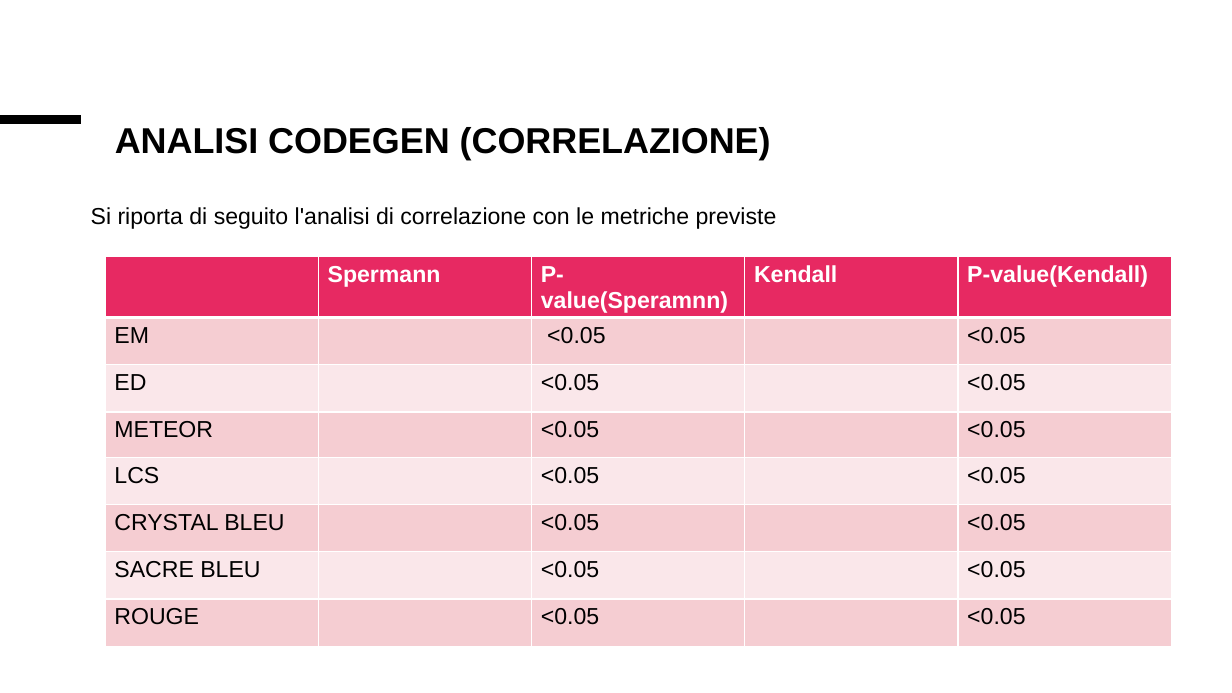
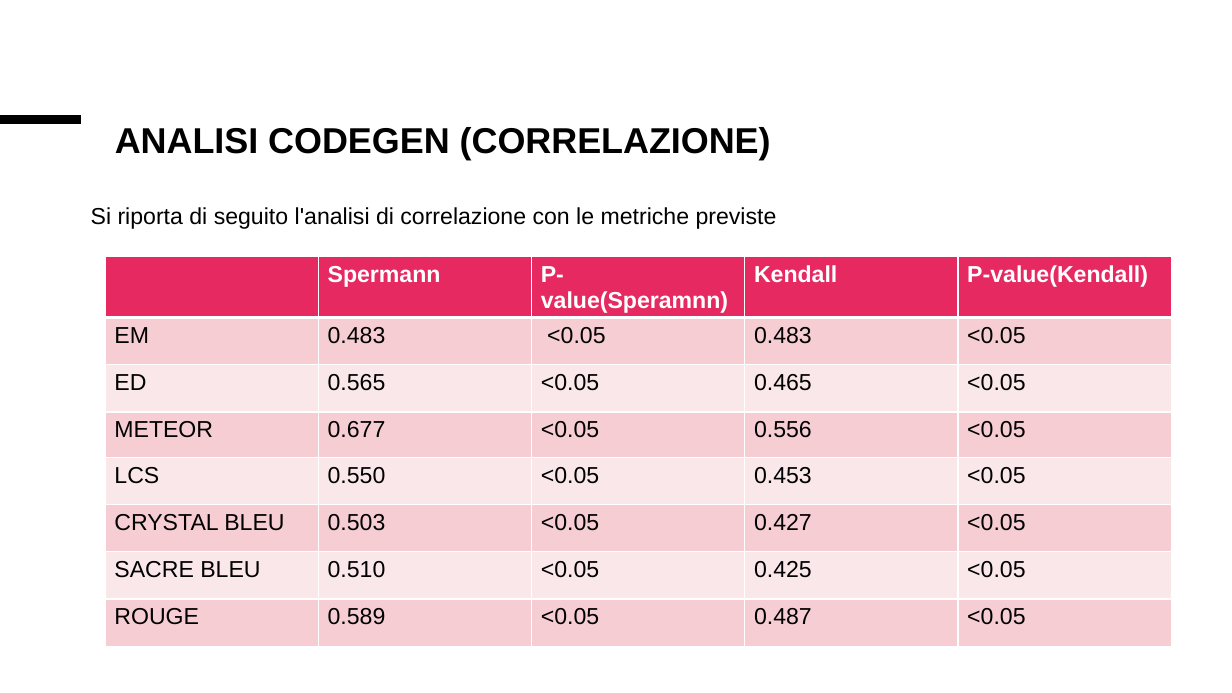
Before and after one commit to Simpronic/Tesi_Generatore_VHDL, a slide deck: slide 11 of altro/Presentazione_risultati.pptx. Drawn at 1232x693 pixels with LibreOffice and Linux fonts; fonts in the diff are those of the drawing. Boxes give left, top, right and bottom in pixels: in the first picture for what was removed or moved away, otherwise in the second. Text is boxed around its words. In the diff, an @@ line names an element or a change of style, - is before the commit and + after.

Commit message:
Aggiunte le analisi statistiche, modificata la presetnazione, bug fix

```diff
--- a/altro/Presentazione_risultati.pptx
+++ b/altro/Presentazione_risultati.pptx
@@ table at <box>105,257,1173,650</box> @@
-row 2, column 2: 
+row 2, column 2: 0.483
-row 2, column 4: 
+row 2, column 4: 0.483
-row 3, column 2: 
+row 3, column 2: 0.565
-row 3, column 4: 
+row 3, column 4: 0.465
-row 4, column 2: 
+row 4, column 2: 0.677
-row 4, column 4: 
+row 4, column 4: 0.556
-row 5, column 2: 
+row 5, column 2: 0.550
-row 5, column 4: 
+row 5, column 4: 0.453
-row 6, column 2: 
+row 6, column 2: 0.503
-row 6, column 4: 
+row 6, column 4: 0.427
-row 7, column 2: 
+row 7, column 2: 0.510
-row 7, column 4: 
+row 7, column 4: 0.425
-row 8, column 2: 
+row 8, column 2: 0.589
-row 8, column 4: 
+row 8, column 4: 0.487
```
Also in this commit, not shown: 2 other slides changed, 4 other files.
